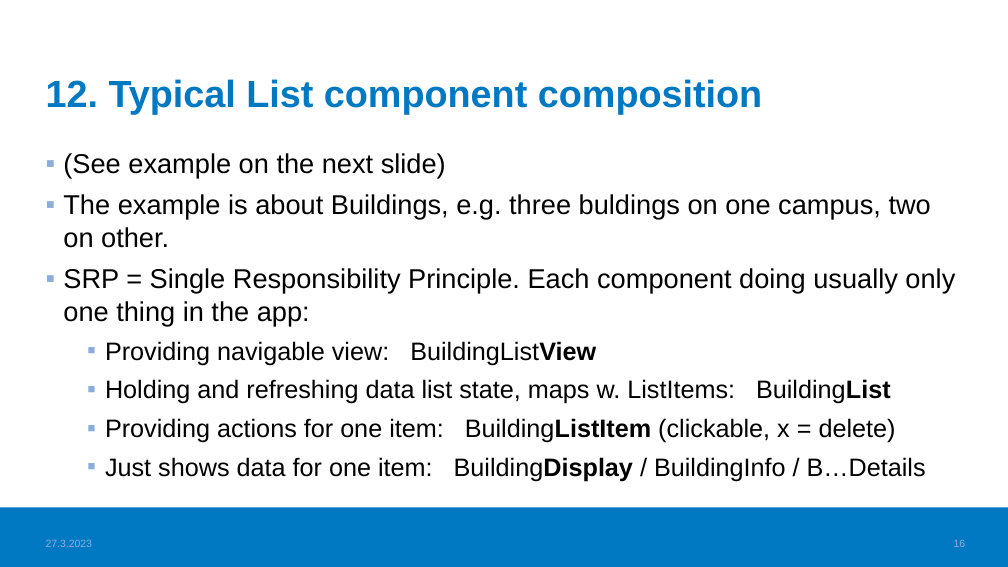
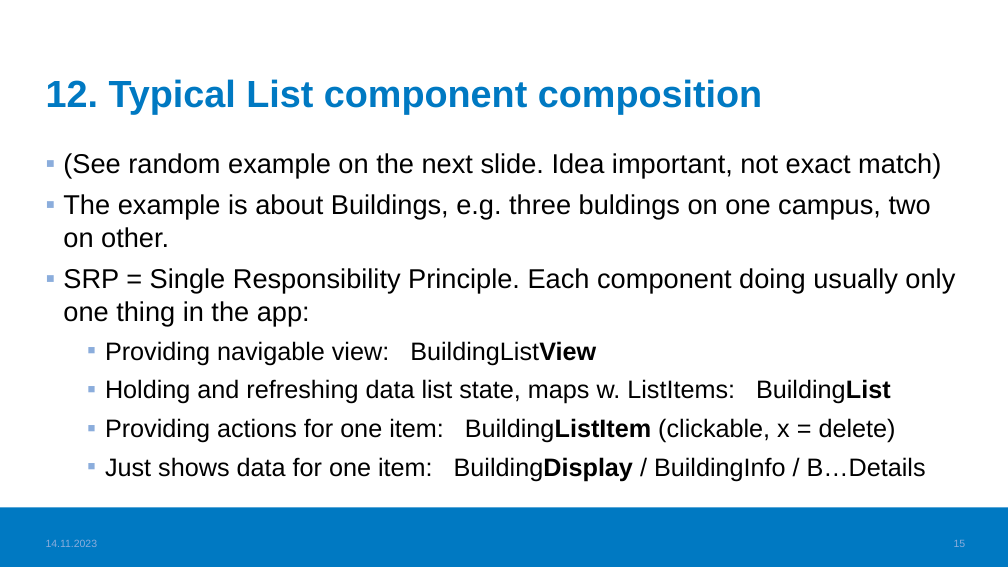
Before and after one commit to haagahelia/ohke-teknologiat, a slide deck: slide 15 of 05_frontend/Frontend_VideoTopics.pptx (slide 16 before the commit). Drawn at 1008x567 pixels with LibreOffice and Linux fonts; fonts in the diff are those of the drawing; background and template pictures are left out. Boxes give left, top, right and bottom in pixels: in the first picture for what was removed or moved away, otherwise in the second. Text is boxed around its words. In the diff, an @@ line names an element or a change of style, - is before the commit and + after.

```diff
--- a/05_frontend/Frontend_VideoTopics.pptx
+++ b/05_frontend/Frontend_VideoTopics.pptx
@@ text at (x1=63, y1=153, x2=941, y2=178): text changed @@
-▪ (See example on the next slide)
+▪ (See random example on the next slide. Idea important, not exact match)
@@ text at (x1=46, y1=539, x2=98, y2=547): text changed @@
-27.3.2023
+14.11.2023
```
Also in this commit, not shown: 15 other slides changed, 1 slide removed, 3 other files.
